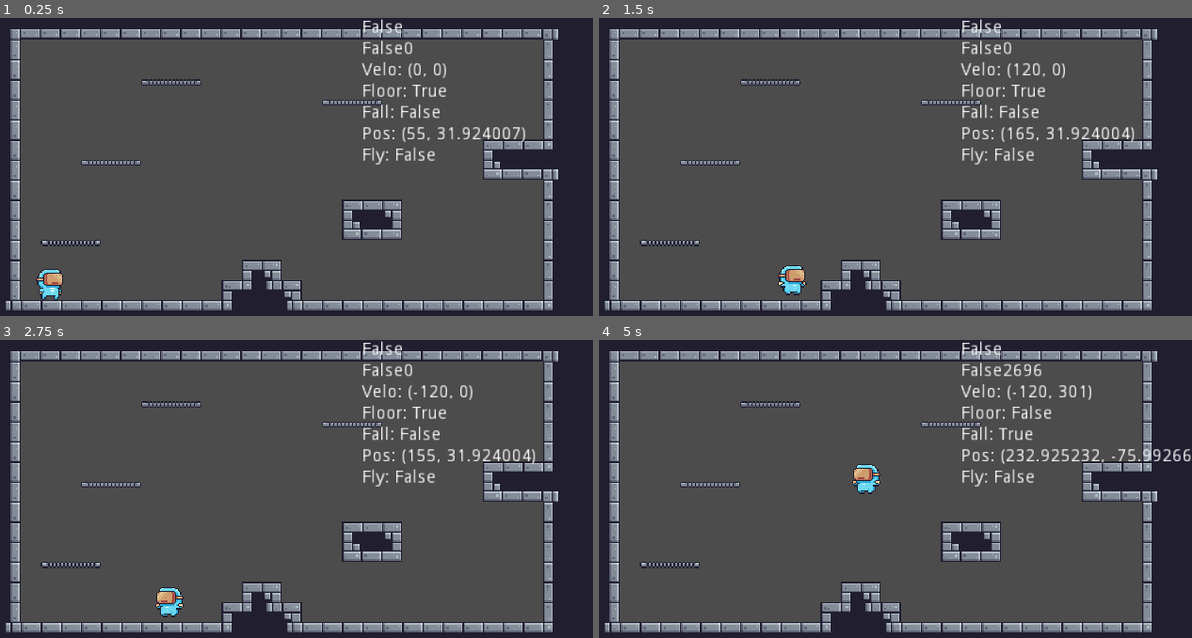
Above: before the commit, frames 1-4 (two rows, left to right).
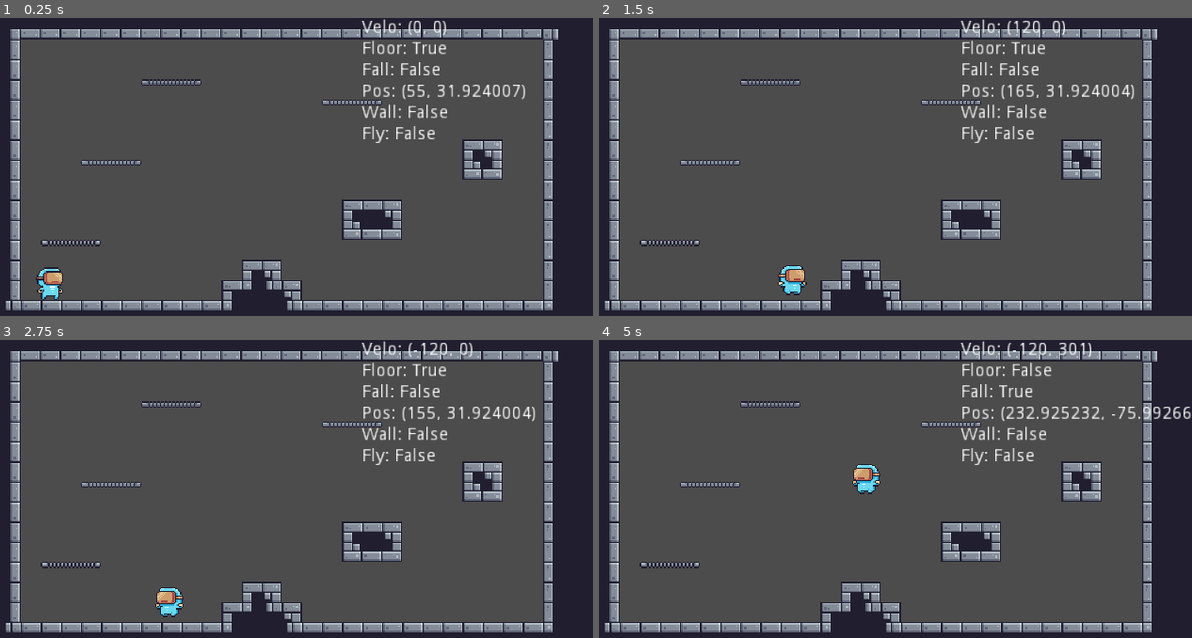
Above: after the commit, the same moments.

Repository: N0TKEY/learning_platformer
Game: Godot game, scene res://scenes/Game.tscn
The game is run twice, just before and just after one commit, with the same random seed, the same clock (stepped at 60 frames per second) and the same inputs.
Inputs:
- Up to frame 1 (0.25 s): no input
- Up to frame 2 (1.5 s): tap Enter at 0.5 s; hold Right (ui_right) from 0.53 s (still down); tap Up (ui_up) at 0.77 s
- Up to frame 3 (2.75 s): tap Up (ui_up) at 1.52 s; release Right (ui_right) at 2.03 s; hold Left (ui_left) from 2.03 s (still down)
- Up to frame 4 (5 s): release Left (ui_left) at 2.78 s; hold Right (ui_right) 2.78-4.28 s; tap Up (ui_up) at 3.02, 3.77, 4.52 s; hold Left (ui_left) from 4.28 s (still down)

The runs differ from the first frame. In frame 1, 4.5% of the frame differs, in the area x 6-95%, y 0-94%; in frame 2, 4.5%; in frame 3, 4.5%; in frame 4, 4.9%, in the area x 60-100%, y 0-55%.

Commit message:
Some detailes

Diff:
--- a/scenes/Level_1.tscn
+++ b/scenes/Level_1.tscn
@@ -1483,7 +1483,7 @@
 cell_custom_transform = Transform2D( 16, 0, 0, 16, 0, 0 )
 show_collision = true
 format = 1
-tile_data = PoolIntArray( -1048578, 0, 0, -1048577, 0, 1, -1 …(5334 unchanged characters)… 680, 0, 65537, -327679, 0, 65538, -327655, 0, 0, -327654, 0, 1, -327653, 0, 1, -327652, 0, 65540, -327651, 0, 65537, -327650, 0, 65537, -327649, 0, 65538, -196610, 0, 65536, -196609, 0, 65537, -262144, 0, 65537, -262143, 0, 65538, -262139, 25, 0, -262138, 25, 1, -262137, 25, 2, -262119, 0, 131072, -262118, 0, 131073, -262117, 0, 131073, -262116, 0, 4, -262115, 0, 65537, -262114, 0, 65537,  …(4695 unchanged characters)…
+tile_data = PoolIntArray( -1048578, 0, 0, -1048577, 0, 1, -1 …(5334 unchanged characters)… 680, 0, 65537, -327679, 0, 65538, -327656, 0, 0, -327655, 0, 2, -327652, 0, 65536, -327651, 0, 65537, -327650, 0, 65537, -327649, 0, 65538, -196610, 0, 65536, -196609, 0, 65537, -262144, 0, 65537, -262143, 0, 65538, -262139, 25, 0, -262138, 25, 1, -262137, 25, 2, -262120, 0, 131072, -262119, 0, 131074, -262116, 0, 65536, -262115, 0, 65537, -262114, 0, 65537,  …(4695 unchanged characters)…
 
 [node name="Camera2D" type="Camera2D" parent="."]
 position = Vector2( 248, -57 )
--- a/scenes/Player.gd
+++ b/scenes/Player.gd
@@ -41,13 +41,11 @@
 	if is_on_wall() and fall:
 		velocity.y *= speed
 	else:
-		newLabel.text += str(jumpLine>jump*0.9 and fly) + "\n" + str(jumpLine<jump*0.1 and fall) + str(jumpLine) + "\n"
 		if (jumpLine>jump*0.9 and fly) or (jumpLine<jump*0.1 and fall):
 			velocity.y *= speed*1
 		else:
 			if fall:
 				velocity.y *= speed+int(gravitation*sqrt(jumpLine))
-				print(int(gravitation*sqrt(jumpLine)))
 			else:
 				velocity.y *= speed*2.5
 	jumpLine += abs(velocity.y)
@@ -56,6 +54,7 @@
 	newLabel.text += "Floor: " + str(is_on_floor()) + "\n"
 	newLabel.text += "Fall: " + str(fall) + "\n"
 	newLabel.text += "Pos: " + str(playerMove) + "\n"
+	newLabel.text += "Wall: " + str(is_on_wall()) + "\n"
 
 	animates_player(velocity)
 	playerMove = playerMoveNew
--- a/scenes/Player.tscn
+++ b/scenes/Player.tscn
@@ -300,8 +300,7 @@
 [node name="Sprite" type="AnimatedSprite" parent="."]
 frames = SubResource( 25 )
 animation = "Idle"
-frame = 10
-playing = true
+frame = 2
 
 [node name="CollisionShape2D" type="CollisionShape2D" parent="."]
 position = Vector2( 0.5, 4 )
